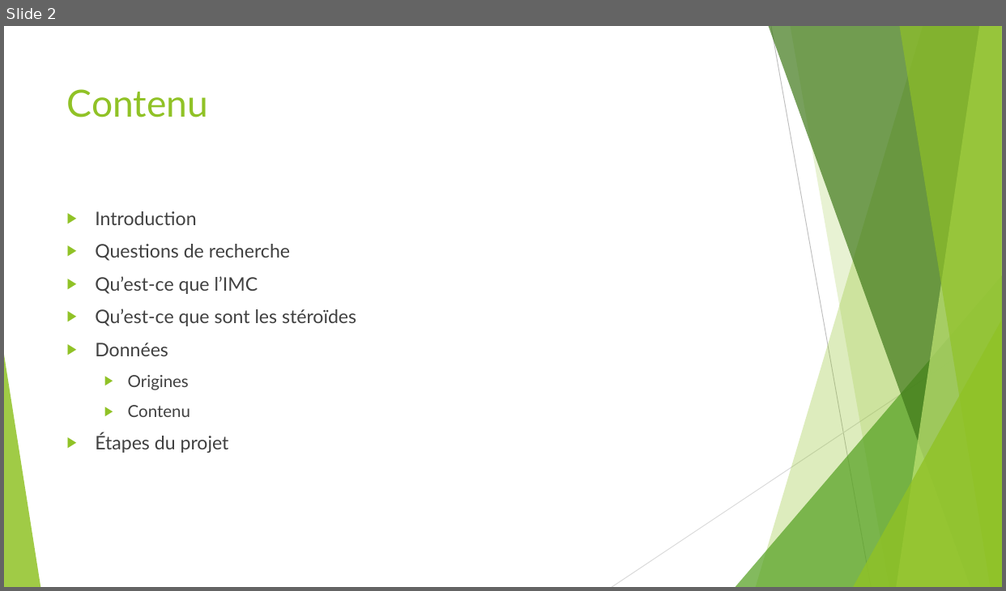
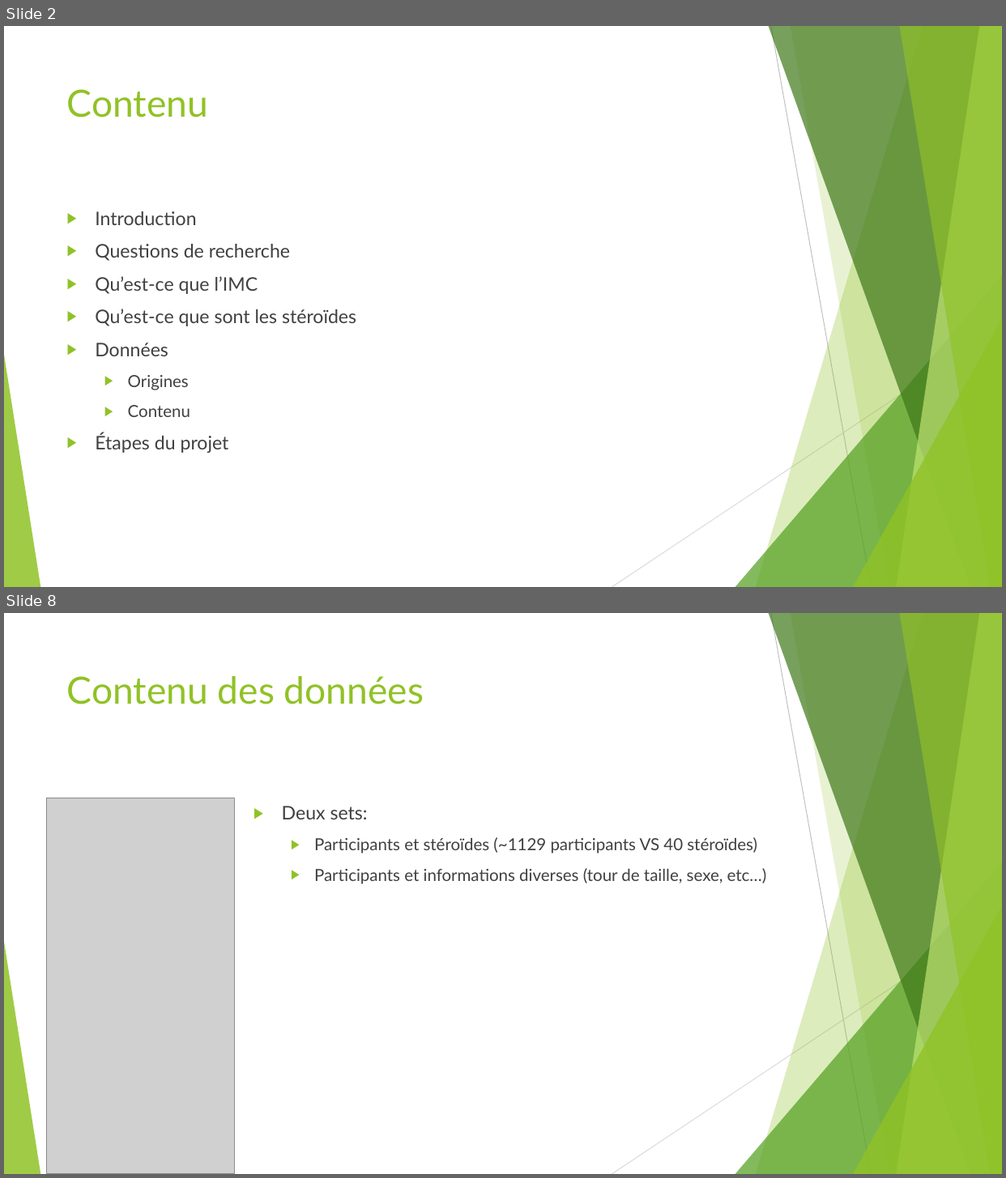
Before and after one commit to simon-baehler/LFA-Steroide, a slide deck: Presentations/Intermediaire/LFA_Baehler_Schowing_Intermédiaire.pptx. Shown one above the other, each under a label of ours: slide 2 before the commit, slides 2 and 8 after it; the slides between them are not shown. The pictures are 1006x591 and 1006x1178 pixels, drawn with LibreOffice and Linux fonts; fonts in the diff are those of the drawing; grey boxes stand for pictures. Boxes give left, top, right and bottom in pixels: in the first picture for what was removed or moved away, otherwise in the second. Text is boxed around its words. In the diff, an @@ line names an element or a change of style, - is before the commit and + after.

```diff
--- a/Presentations/Intermediaire/LFA_Baehler_Schowing_Intermédiaire.pptx
+++ b/Presentations/Intermediaire/LFA_Baehler_Schowing_Intermédiaire.pptx
@@ slide 8 added at (4, 613, 1002, 1174), background #FFFFFF; not listed: 10 template elements that a slide beside it also shows @@
@@ title added at (67, 676, 424, 705), 36 pt, text #90C226 @@
+Contenu des données
@@ picture added at (47, 798, 235, 1174) @@
@@ text added at (282, 806, 767, 884), 16 pt, text #404040 @@
+▶ Deux sets:
+  ▶ Participants et stéroïdes (~1129 participants VS 40 stéroïdes)
+  ▶ Participants et informations diverses (tour de taille, sexe, etc…)
```
Also in this commit, not shown: 4 slides changed, 5 other slides added, 3 slides removed.
